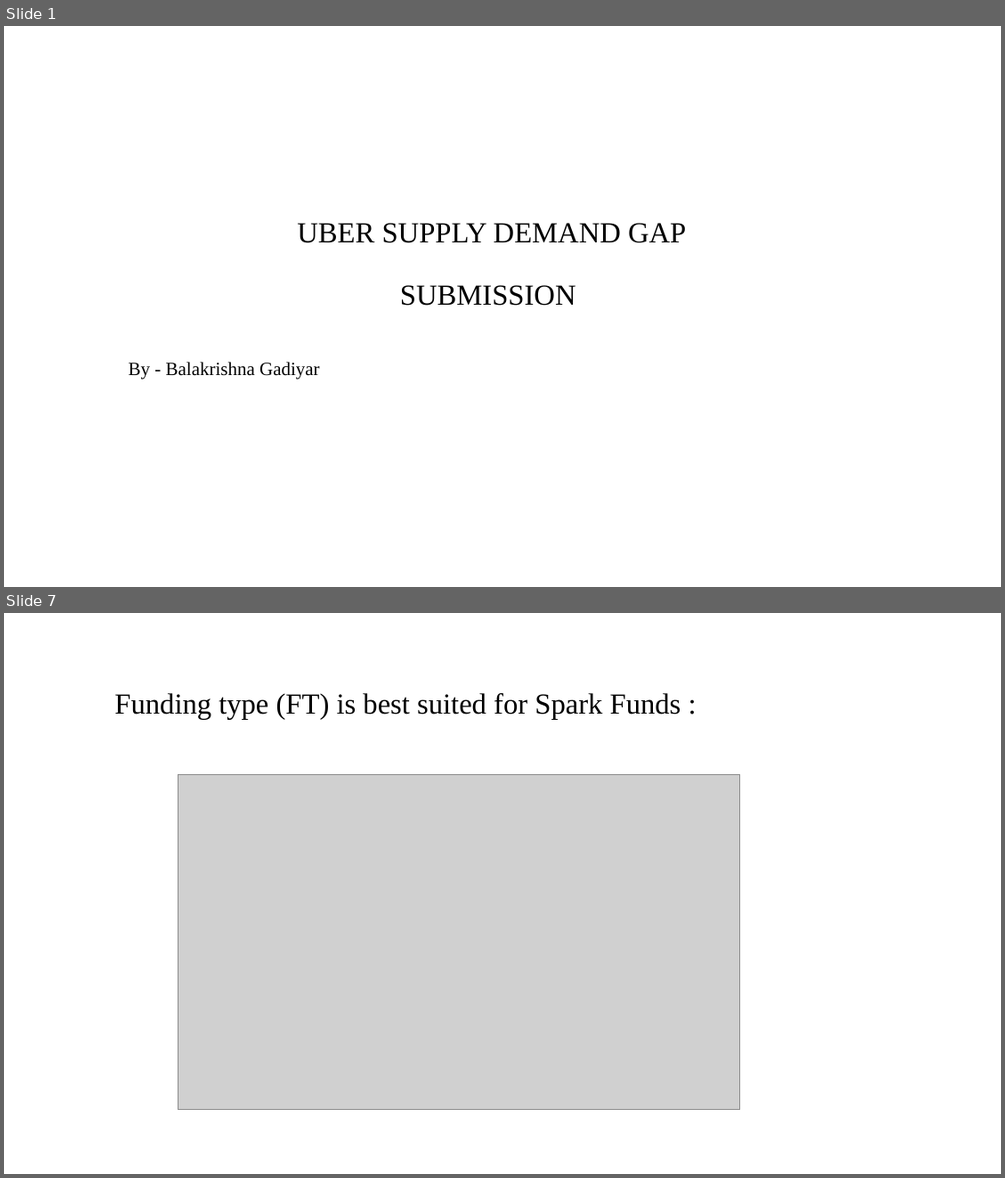
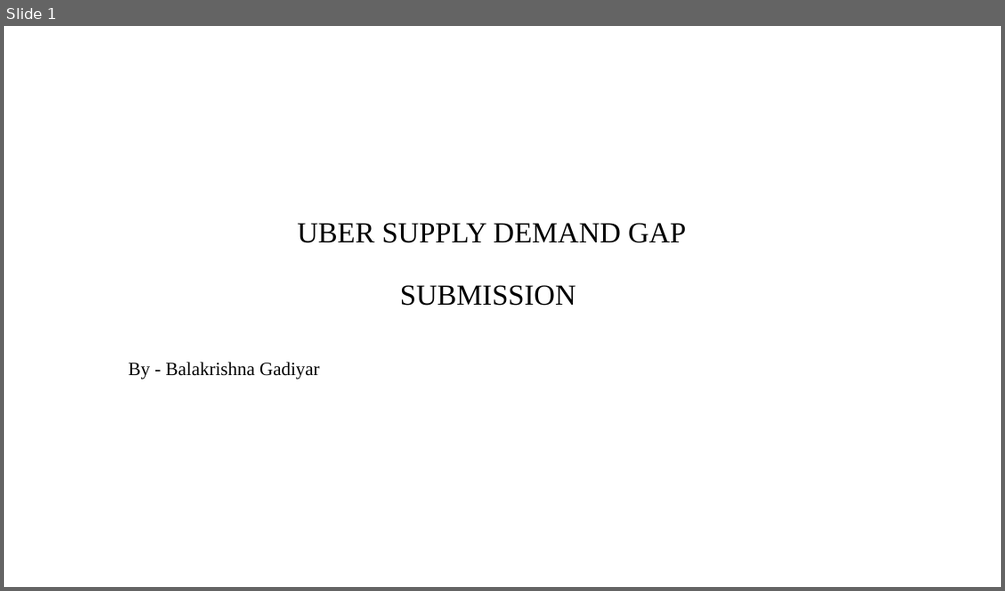
Before and after one commit to gladiatorlearns/PGDDS, a slide deck: Statistics and Exploratory Data Analytics/Uber Assignment/Uber Supply Demand Gap.pptx. Shown one above the other, each under a label of ours: slides 1 and 7 before the commit, slide 1 after it; the slides between them are not shown. The pictures are 1005x1178 and 1005x591 pixels, drawn with LibreOffice and Linux fonts; fonts in the diff are those of the drawing; grey boxes stand for pictures; background and template pictures are left out. Boxes give left, top, right and bottom in pixels: in the first picture for what was removed or moved away, otherwise in the second. Text is boxed around its words. In the diff, an @@ line names an element or a change of style, - is before the commit and + after.

```diff
--- a/Statistics and Exploratory Data Analytics/Uber Assignment/Uber Supply Demand Gap.pptx
+++ b/Statistics and Exploratory Data Analytics/Uber Assignment/Uber Supply Demand Gap.pptx
@@ slide 7 removed at (x1=4, y1=613, x2=1001, y2=1174), background #FFFFFF @@
@@ title removed at (x1=114, y1=693, x2=681, y2=719) @@
-Funding type (FT) is best suited for Spark Funds :
@@ picture removed at (x1=178, y1=774, x2=740, y2=1109) @@
```
Also in this commit, not shown: 7 slides added, 8 other slides removed, 4 other files.
